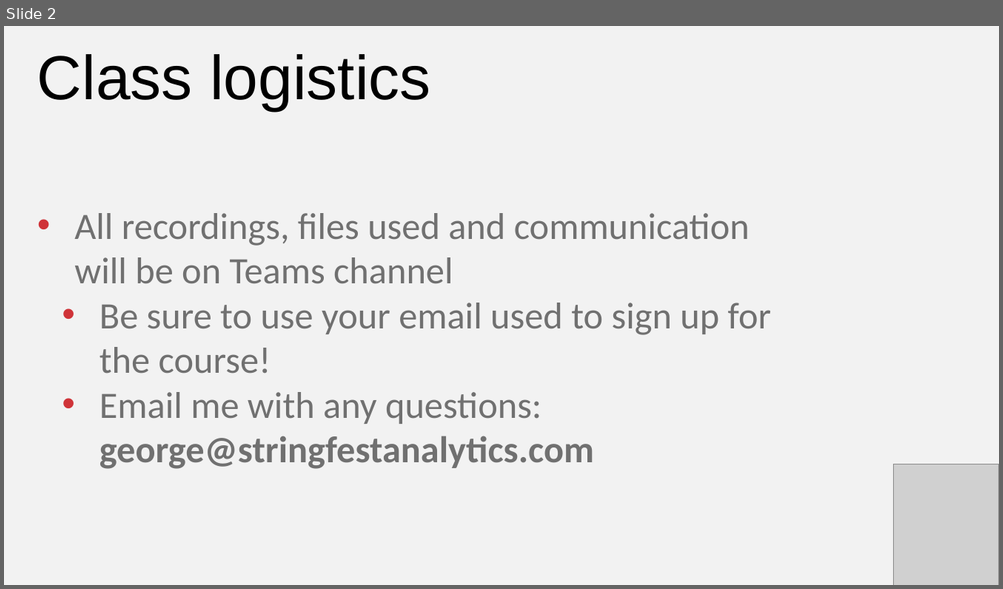
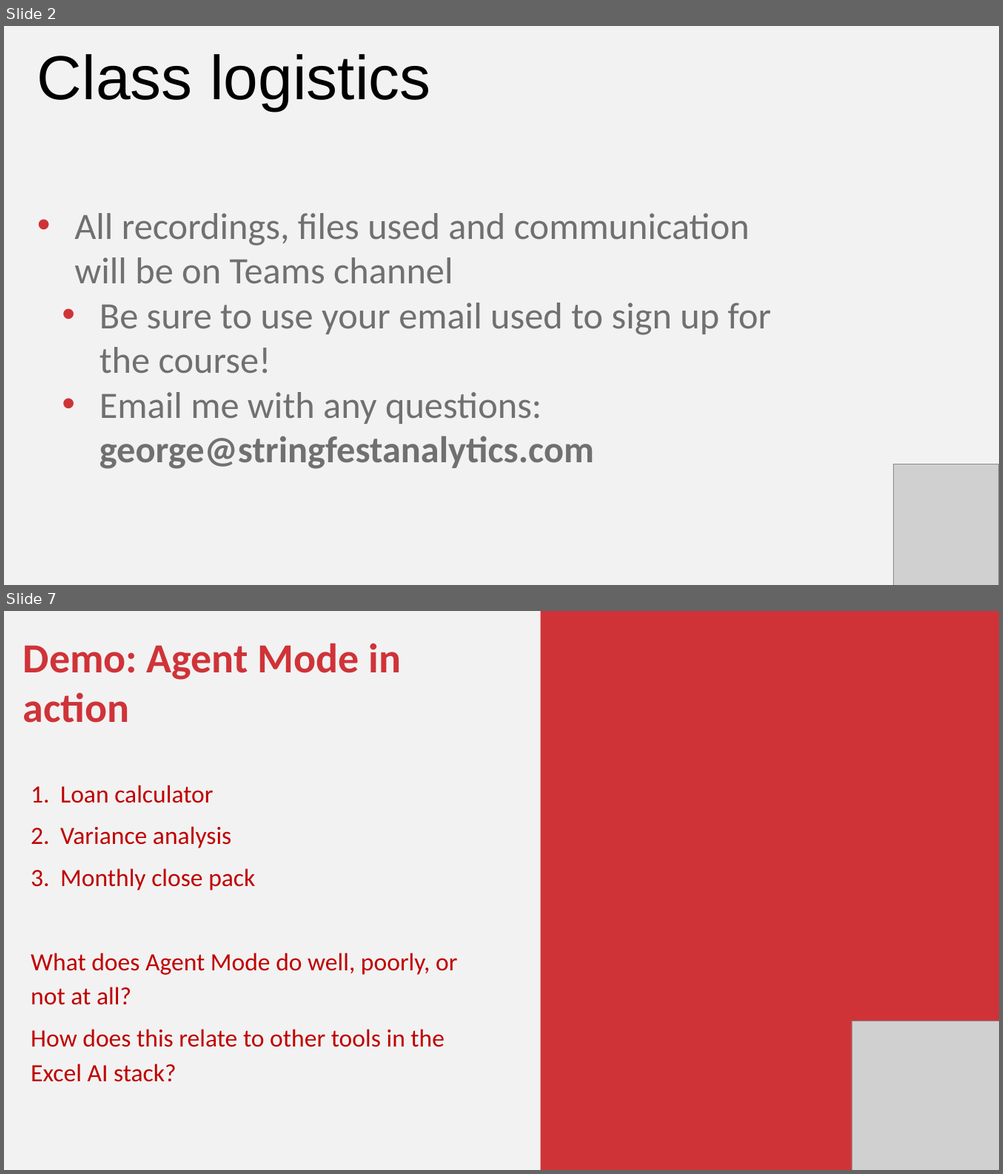
Before and after one commit to stringfestdata/ai-for-excel-in-a-week, a slide deck: day-3-copilot-python-agent-model/day-3-copilot-python-agent-mode.pptx. Shown one above the other, each under a label of ours: slide 2 before the commit, slides 2 and 7 after it; the slides between them are not shown. The pictures are 1003x589 and 1003x1174 pixels, drawn with LibreOffice and Linux fonts; fonts in the diff are those of the drawing; grey boxes stand for pictures. Boxes give left, top, right and bottom in pixels: in the first picture for what was removed or moved away, otherwise in the second. Text is boxed around its words. In the diff, an @@ line names an element or a change of style, - is before the commit and + after.

```diff
--- a/day-3-copilot-python-agent-model/day-3-copilot-python-agent-mode.pptx
+++ b/day-3-copilot-python-agent-model/day-3-copilot-python-agent-mode.pptx
@@ slide 7 added at (4,611,999,1170), background #F2F2F2 @@
@@ rectangle added at (540,611,999,1170), fill #CF3338 @@
@@ text added at (23,643,457,1082), 36 pt, text #C00000 @@
+Demo: Agent Mode in action
+1. Loan calculator
+2. Variance analysis
+3. Monthly close pack
+What does Agent Mode do well, poorly, or not at all?
+How does this relate to other tools in the Excel AI stack?
@@ picture added at (851,1021,999,1170) @@
```
Also in this commit, not shown: 3 slides changed, 4 other slides added, 3 slides removed, 26 other files.
